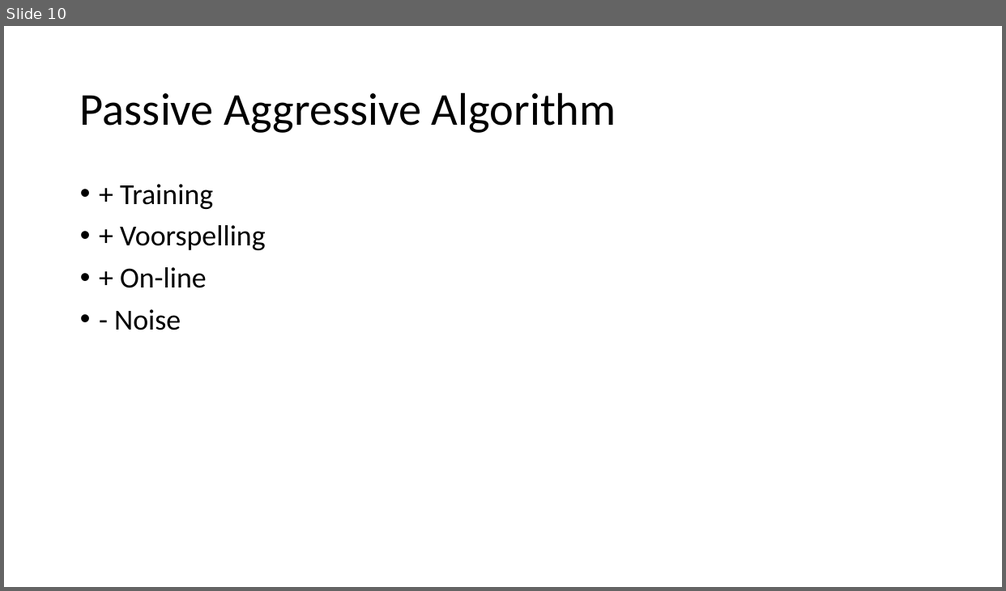
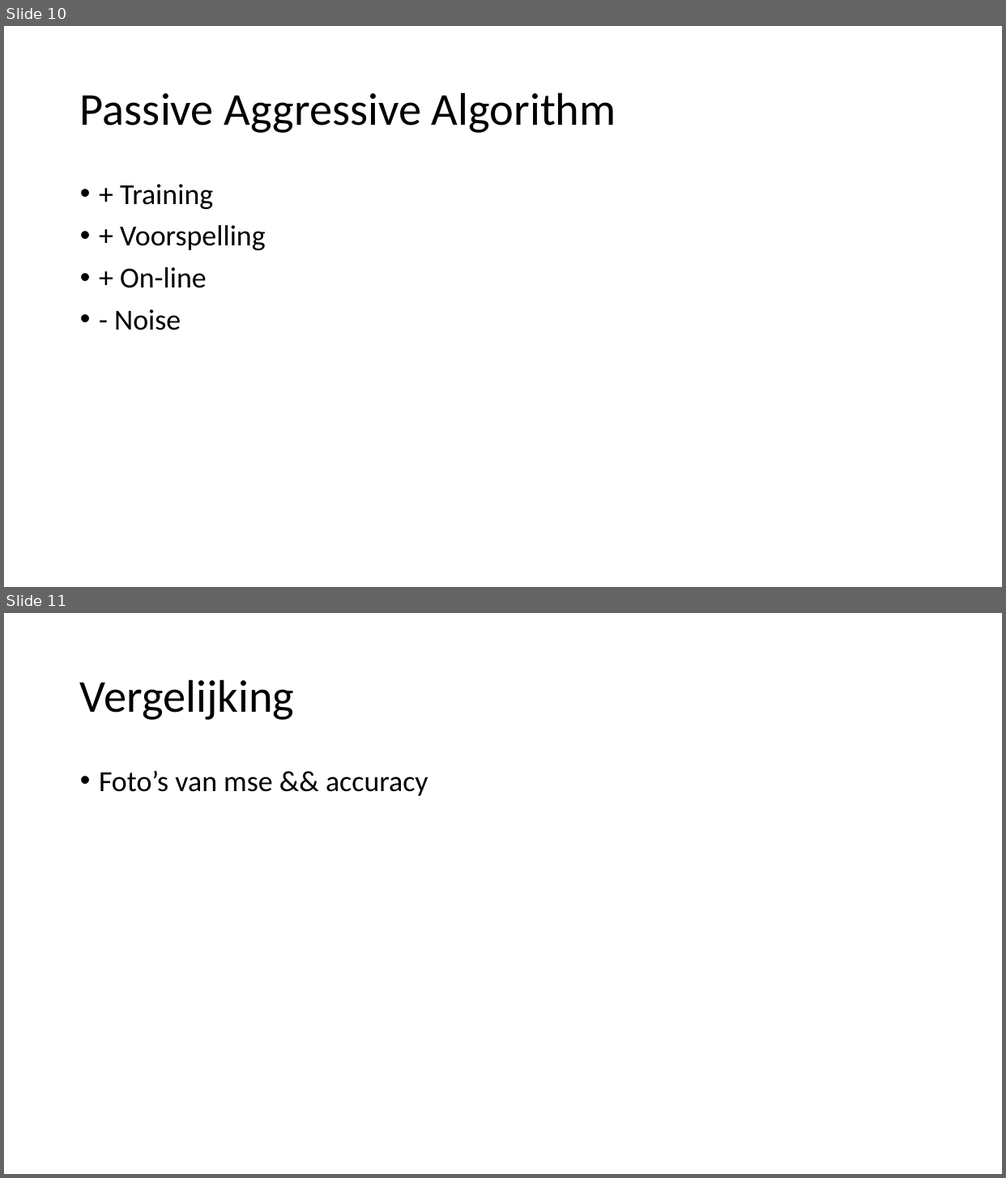
Before and after one commit to TooCools/Masterproef, a slide deck: Real-Time Cadansaanpassing in een Automatische Fietstransmissie.pptx. Shown one above the other, each under a label of ours: slide 10 before the commit, slides 10 and 11 after it. The pictures are 1006x591 and 1006x1178 pixels, drawn with LibreOffice and Linux fonts; fonts in the diff are those of the drawing. Boxes give left, top, right and bottom in pixels: in the first picture for what was removed or moved away, otherwise in the second. Text is boxed around its words. In the diff, an @@ line names an element or a change of style, - is before the commit and + after.

```diff
--- a/Real-Time Cadansaanpassing in een Automatische Fietstransmissie.pptx
+++ b/Real-Time Cadansaanpassing in een Automatische Fietstransmissie.pptx
@@ slide 11 added at (x1=4, y1=613, x2=1002, y2=1174), background #FFFFFF @@
@@ title added at (x1=80, y1=679, x2=295, y2=720), 44 pt, text #000000 @@
+Vergelijking
@@ text added at (x1=99, y1=770, x2=428, y2=796), 28 pt, text #000000 @@
+• Foto’s van mse && accuracy
```
Also in this commit, not shown: 3 other slides added, 2 slides removed, 6 other files.
